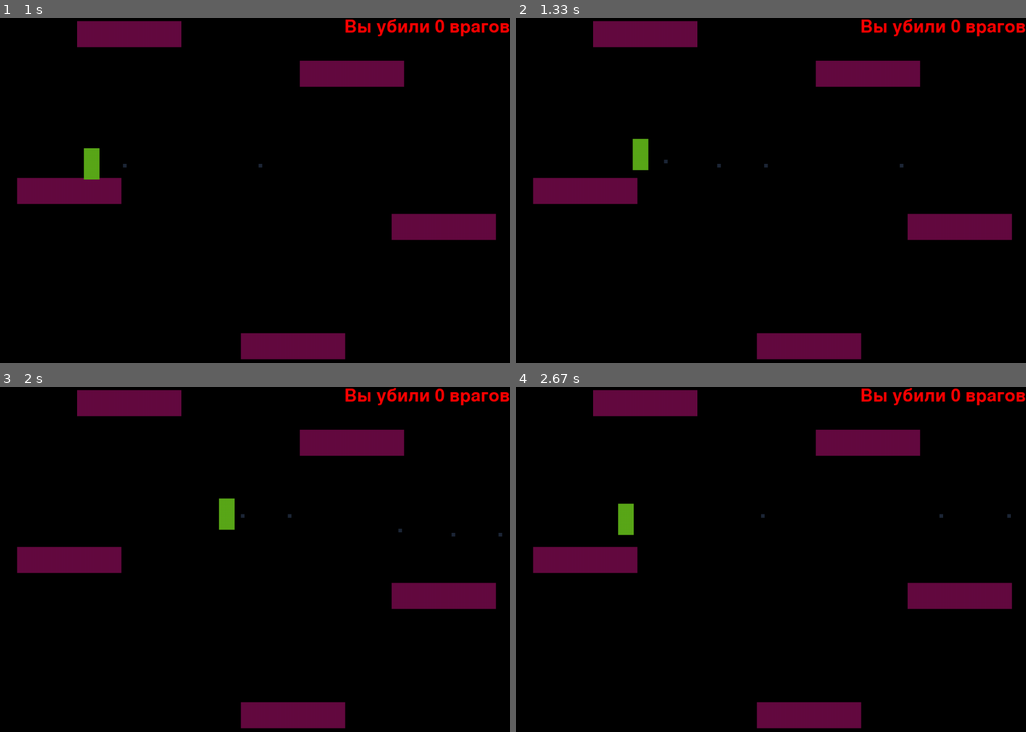
Above: before the commit, frames 1-4 (two rows, left to right).
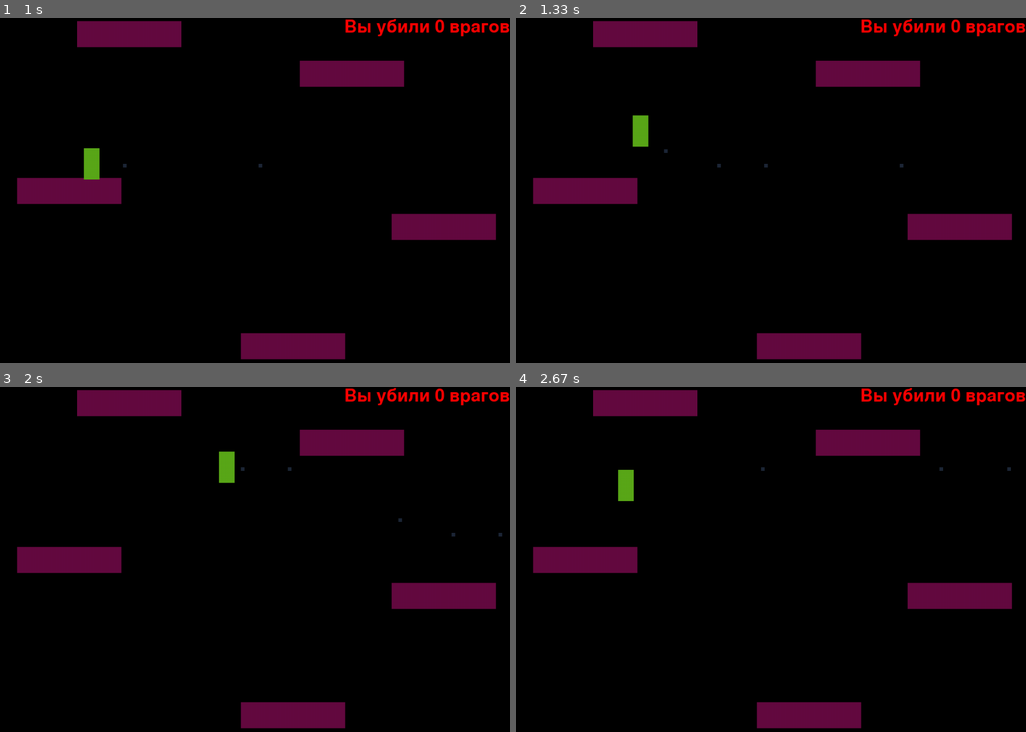
Above: after the commit, the same moments.

Repository: code-n-cry/pygame-tutoring-project
Game: pygame game, started from game.py
Two runs of this game, one before a commit and one after it. Both use one fixed random seed, a clock stepped at 60 frames per second and the inputs below.
Inputs:
- Up to frame 1 (1 s): tap Space at 0.33, 0.73 s; hold D from 0.67 s (still down)
- Up to frame 2 (1.33 s): tap Space at 1.03, 1.23 s; release D at 1.13 s; hold W from 1.17 s (still down)
- Up to frame 3 (2 s): release W at 1.47 s; hold D 1.5-1.97 s; tap Space at 1.57, 1.87 s
- Up to frame 4 (2.67 s): hold A 2-2.53 s; tap Space at 2.07, 2.37, 2.63 s; hold S from 2.57 s (still down)

Frame 1 is identical in both runs. In frame 2, 0.5% of the frame differs, in the area x 22-30%, y 28-45%; in frame 3, 0.6%, in the area x 42-79%, y 18-43%; in frame 4, 0.6%.

Commit message:
Фикс ошибок

Diff:
--- a/game.py
+++ b/game.py
@@ -26,21 +26,22 @@
         super().__init__()
         self.rect = pygame.Rect(x, y, 30, 60)
         self.speed_x = 7
-        self.speed_y = 2
+        self.speed_y = 7
         self.jumping = False
         self.alive = True
         self.jump_timer = 12
 
     def update(self):
-        pressed_keys = pygame.key.get_pressed()
-        if pressed_keys[pygame.K_d] and self.rect.x + 30 < WIDTH:
-            self.rect.x += self.speed_x
-        if pressed_keys[pygame.K_a] and self.rect.x > 10:
-            self.rect.x -= self.speed_x
-        if pressed_keys[pygame.K_s] and self.rect.y + 60 < HEIGHT:
-            self.rect.y += self.speed_y
-        if pressed_keys[pygame.K_w] and self.rect.y > 0:
-            self.rect.y  -= self.speed_y
+        if self.alive:
+            pressed_keys = pygame.key.get_pressed()
+            if pressed_keys[pygame.K_d] and self.rect.x + 30 < WIDTH:
+                self.rect.x += self.speed_x
+            if pressed_keys[pygame.K_a] and self.rect.x > 10:
+                self.rect.x -= self.speed_x
+            if pressed_keys[pygame.K_s] and self.rect.y + 60 < HEIGHT:
+                self.rect.y += self.speed_y
+            if pressed_keys[pygame.K_w] and self.rect.y > 0:
+                self.rect.y  -= self.speed_y
 
 
 
@@ -109,8 +110,9 @@
             pygame.quit()
         if event.type == pygame.KEYDOWN:
             if event.key == pygame.K_SPACE:
-                bullet = Bullet(player.rect.x,player.rect.y + 30, 12)
-                player_bullet_group.add(bullet)
+                if player.alive:
+                    bullet = Bullet(player.rect.x,player.rect.y + 30, 12)
+                    player_bullet_group.add(bullet)
         if event.type == TIME_EVENT:
             for i in enemy_group:
                 enemy_bullet_left = Bullet(enemy.rect.x, enemy.rect.y + 30, 12)
@@ -123,28 +125,20 @@
             y = random.randint(1, 740)
             for i in wall_group:
                 while i.rect.x - 50 <= x <= i.rect.x + 250:
-                    print(1)
                     x = random.randint(1, 970)
                 while i.rect.y - 60 <= y <= i.rect.y + 110:
                     y = random.randint(1, 740)
             enemy = Enemy(x,y)
             enemy_group.add(enemy)
-            for i in player_bullet_group:
-                if i.rect.x > WIDTH:
-                    i.kill()
-                for x in enemy_group:
-                    if pygame.sprite.collide_rect(x, i):
-                        kill_count += 1
-                        x.kill()
-                        i.kill()
-            for i in enemy_group:
-                if pygame.sprite.collide_rect(i,player):
-                    player.alive = False
-                if i.rect.x < 0:
-                    i.kill()
+            if pygame.sprite.collide_rect(i,player):
+                player.alive = False
+            if i.rect.x < 0:
+                i.kill()
     for i in enemy_group:
         i.update()
     player.update()
+    text = f'Вы убили {kill_count} врагов'
+    rendered = font.render(text, True, (255, 0, 0))
     for i in enemy_bullet_group:
         i.update()
         for g in wall_group:
@@ -163,12 +157,10 @@
             i.kill()
         for x in enemy_group:
             if pygame.sprite.collide_rect(x, i):
+                kill_count += 1
                 x.kill()
                 i.kill()
     screen.fill((0, 0, 0))
-    text = f'Вы убили {kill_count} врагов'
-    rendered = font.render(text, True, (255, 0, 0))
-    '''screen.blit((0, 0))'''
     screen.blit(rendered, (WIDTH - rendered.get_width(), 0))
     for i in enemy_group:
         i.draw(screen)
